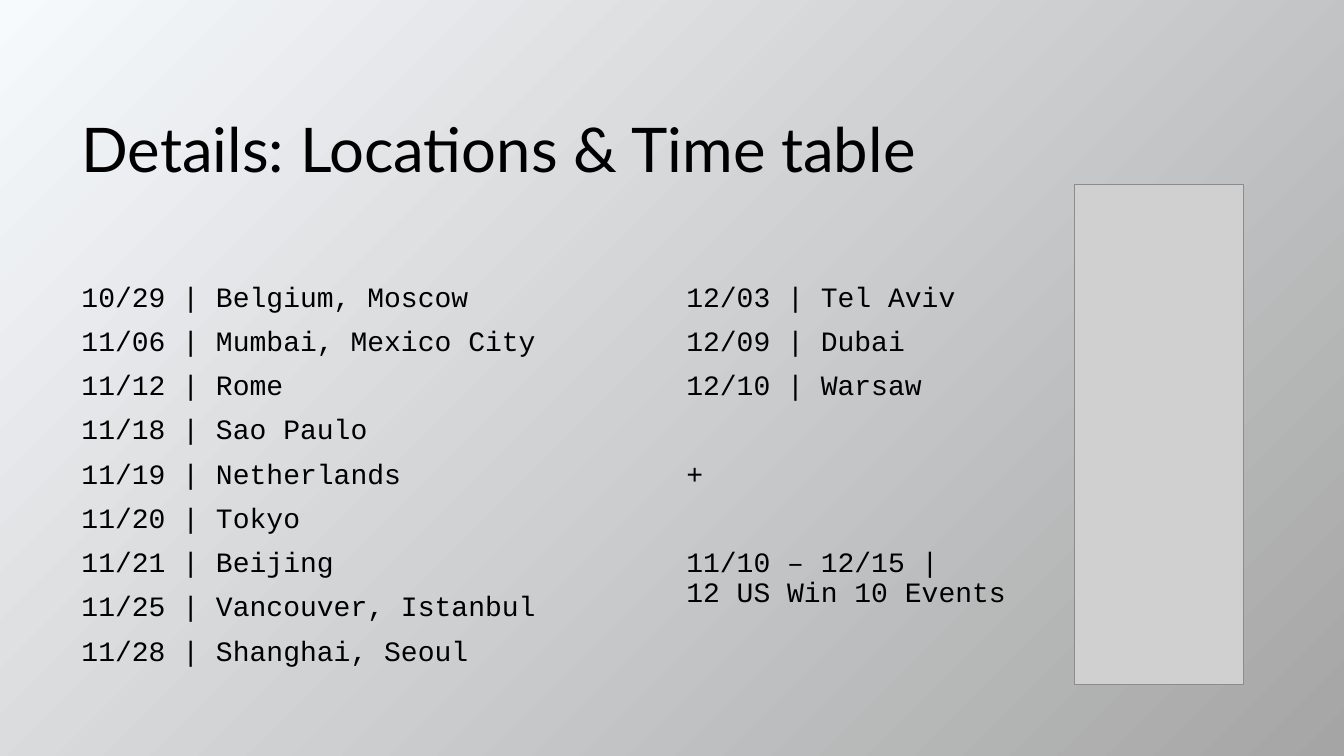
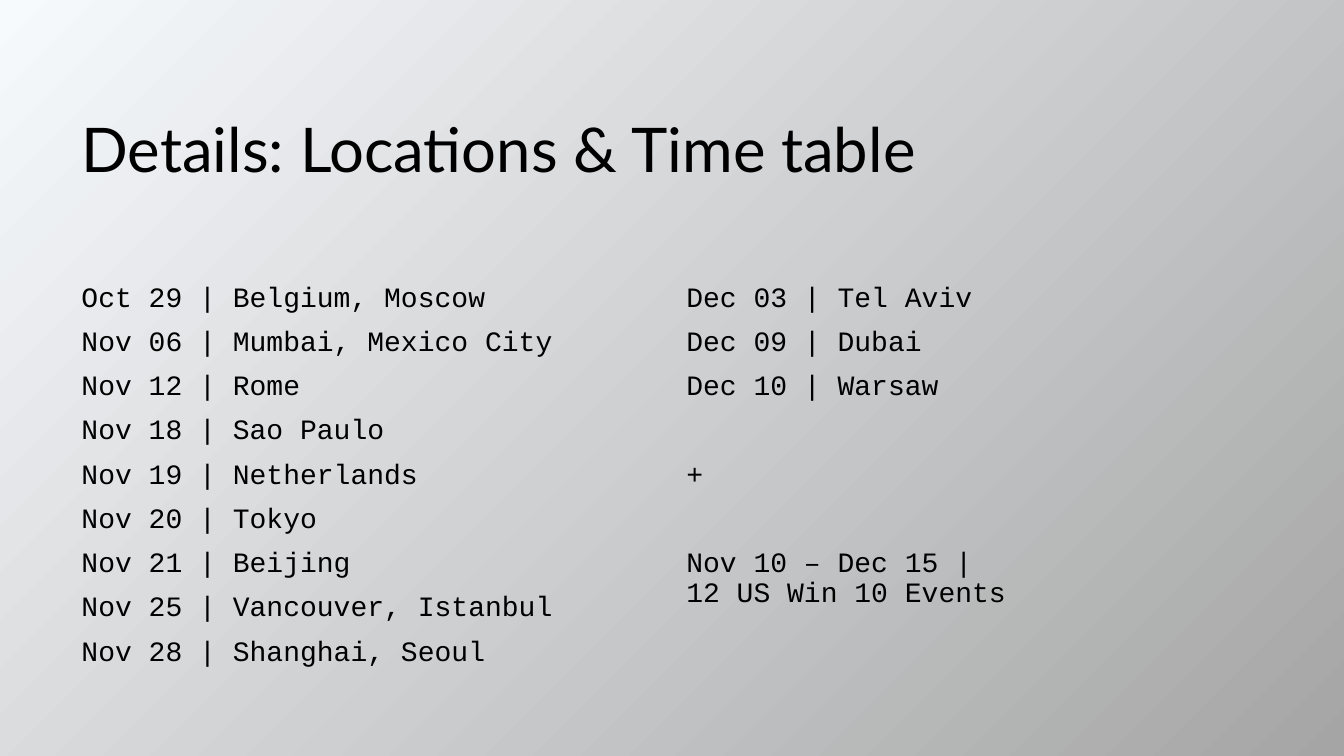
Before and after one commit to evangelism/WinDevWorkshop, a slide deck: slide 4 of 10.08.15.Train the Trainer.pptx. Drawn at 1344x756 pixels with LibreOffice and Linux fonts; fonts in the diff are those of the drawing; grey boxes stand for pictures. Boxes give left, top, right and bottom in pixels: in the first picture for what was removed or moved away, otherwise in the second. Text is boxed around its words. In the diff, an @@ line names an element or a change of style, - is before the commit and + after.

Commit message:
latest ttt

```diff
--- a/10.08.15.Train the Trainer.pptx
+++ b/10.08.15.Train the Trainer.pptx
@@ picture removed at <box>1075,185,1243,685</box> @@
@@ text at <box>81,287,553,667</box>: text changed @@
-10/29 | Belgium, Moscow
-11/06 | Mumbai, Mexico City
-11/12 | Rome
-11/18 | Sao Paulo
-11/19 | Netherlands
-11/20 | Tokyo
-11/21 | Beijing
-11/25 | Vancouver, Istanbul
-11/28 | Shanghai, Seoul
+Oct 29 | Belgium, Moscow
+Nov 06 | Mumbai, Mexico City
+Nov 12 | Rome
+Nov 18 | Sao Paulo
+Nov 19 | Netherlands
+Nov 20 | Tokyo
+Nov 21 | Beijing
+Nov 25 | Vancouver, Istanbul
+Nov 28 | Shanghai, Seoul
@@ text at <box>686,287,972,396</box>: text changed @@
-12/03 | Tel Aviv
-12/09 | Dubai
-12/10 | Warsaw
+Dec 03 | Tel Aviv
+Dec 09 | Dubai
+Dec 10 | Warsaw
@@ text at <box>686,553,1006,603</box>: text changed @@
-11/10 – 12/15 |
-12 US Win 10 Events
+Nov 10 – Dec 15 |
+12 US Win 10 Events
```
Also in this commit, not shown: 7 other slides changed, 1 slide added, 1 slide removed.
